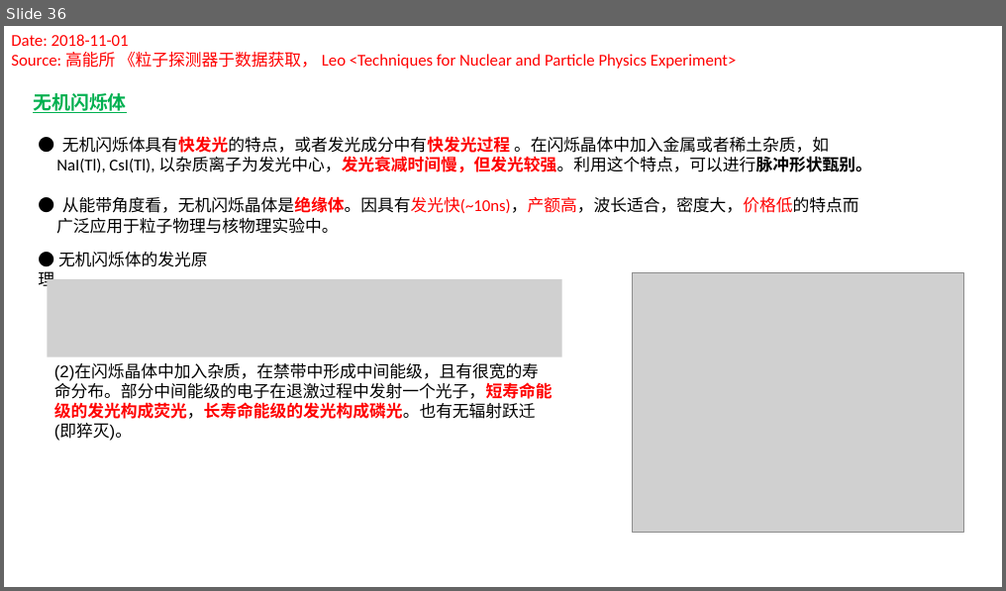
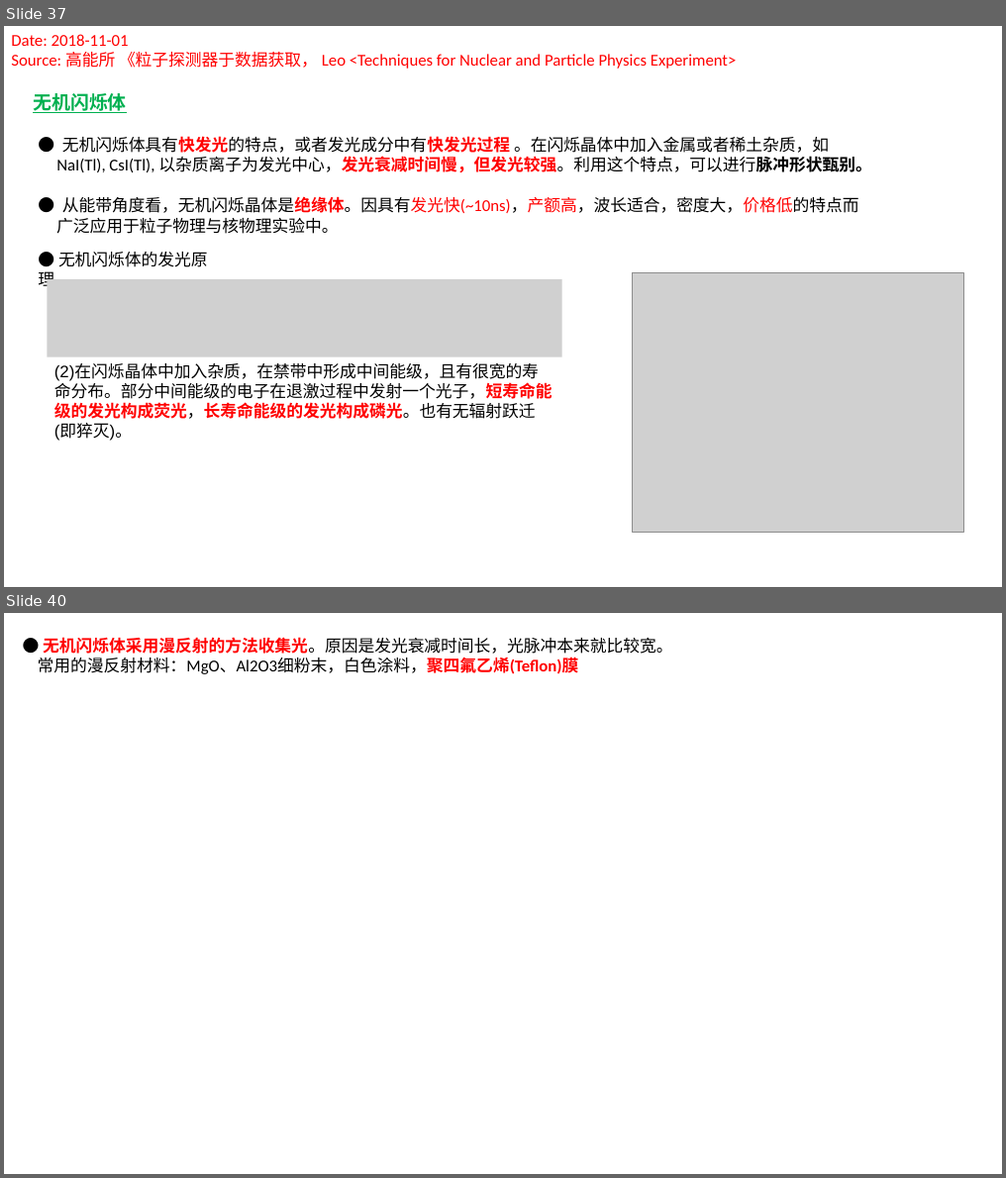
Before and after one commit to gfh16/StudyNotes, a slide deck: 03DE-E-Detector.pptx. Shown one above the other, each under a label of ours: slide 36 before the commit, slides 37 and 40 after it; the slides between them are not shown. The pictures are 1006x591 and 1006x1178 pixels, drawn with LibreOffice and Linux fonts; fonts in the diff are those of the drawing; grey boxes stand for pictures. Boxes give left, top, right and bottom in pixels: in the first picture for what was removed or moved away, otherwise in the second. Text is boxed around its words. In the diff, an @@ line names an element or a change of style, - is before the commit and + after.

```diff
--- a/03DE-E-Detector.pptx
+++ b/03DE-E-Detector.pptx
@@ slide 40 added at bbox=[4, 613, 1002, 1174], background #FFFFFF @@
@@ text added at bbox=[38, 637, 672, 674], 16 pt, text #000000 @@
+● 无机闪烁体采用漫反射的方法收集光。原因是发光衰减时间长，光脉冲本来就比较宽。
+常用的漫反射材料：MgO、Al2O3细粉末，白色涂料，聚四氟乙烯(Teflon)膜
@@ what was slide 36 is now slide 37 @@
```
Also in this commit, not shown: 3 slides changed, 4 other slides added, 4 slides removed, 1 other file.
